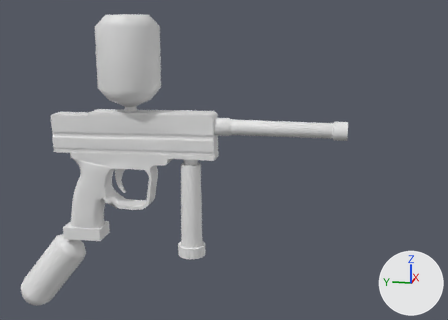
One commit to the FBX model Assets/Arts/Models/PaintBall Gun/PaintBall Gun.fbx: the scene before it, then after it.
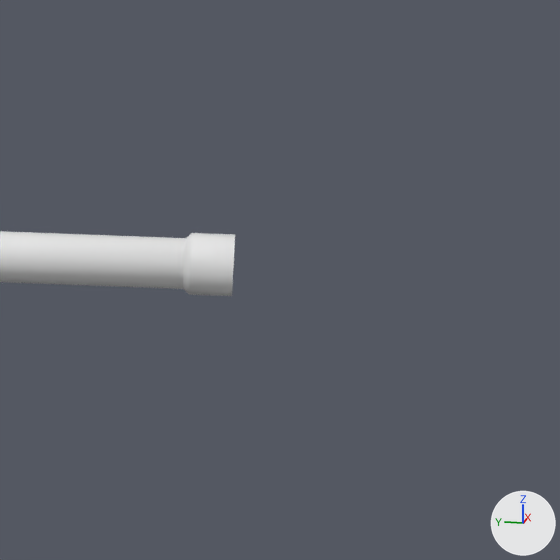
Old and new are each drawn whole from a 50 mm camera at (-0.921, -0.397, 0.26) aimed at (0.013, -0.21, 0.027) and again close up on the part from 62% to 100% of the width and 16% to 69% of the height. Lighting does not change. The marker at lower right points along +X, +Y and +Z. Where no turn or scale is listed for an object, it has been applied to the vertices.

Objects in the first close-up: 'Barrel'.
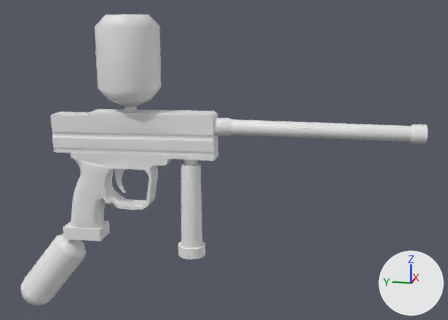
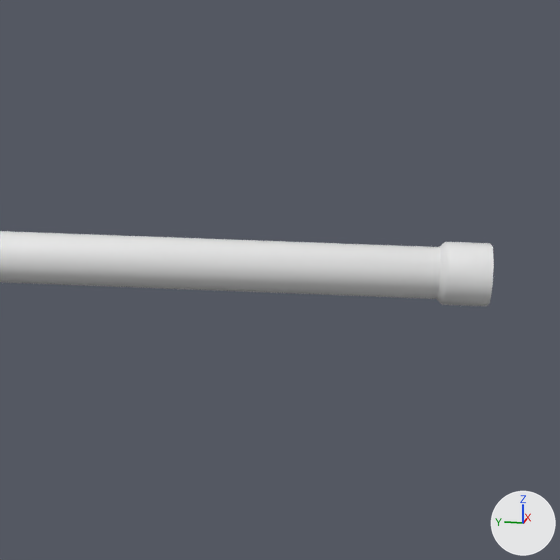
What differs and where, as boxes (x1, y1, x2, y2) in the close-ups (560 x 560 px):
```json
{"object": "Barrel", "change": "reshaped", "before": [0, 231, 235, 296], "after": [0, 231, 494, 306]}
```

Scene script edits in JSON lines:
```json
{"block": "me_cylinder_002", "where": "me_cylinder_002.from_pydata(...)  # 72 vertices, 63 faces; spans x -0.014..0.014, y -0.399..-0.197, z 0.068..0.096"}
{"block": "me_cylinder_002", "where": "# used by ob_barrel; location = (0.0, 0.0, 0.0)"}
{"block": "me_cylinder_002", "change": "me_cylinder_002 part 1: all 36 vertices in x -0.014..0.014, y -0.399..-0.378, z 0.068..0.096 are moved by (0.0, -0.111, 0.0)"}
```
